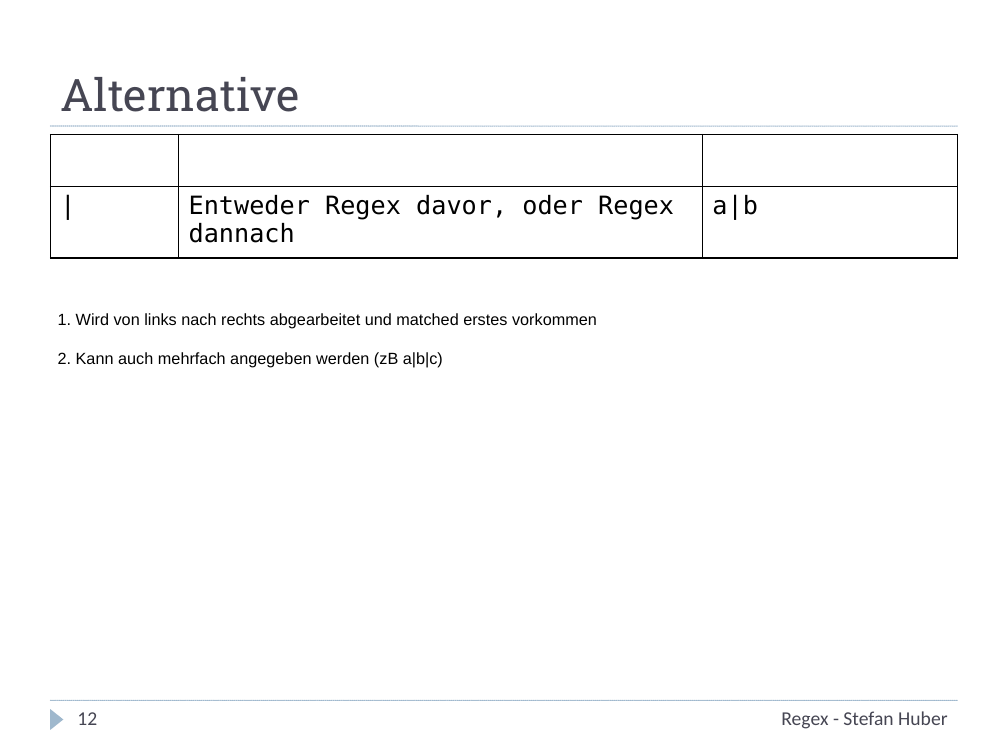
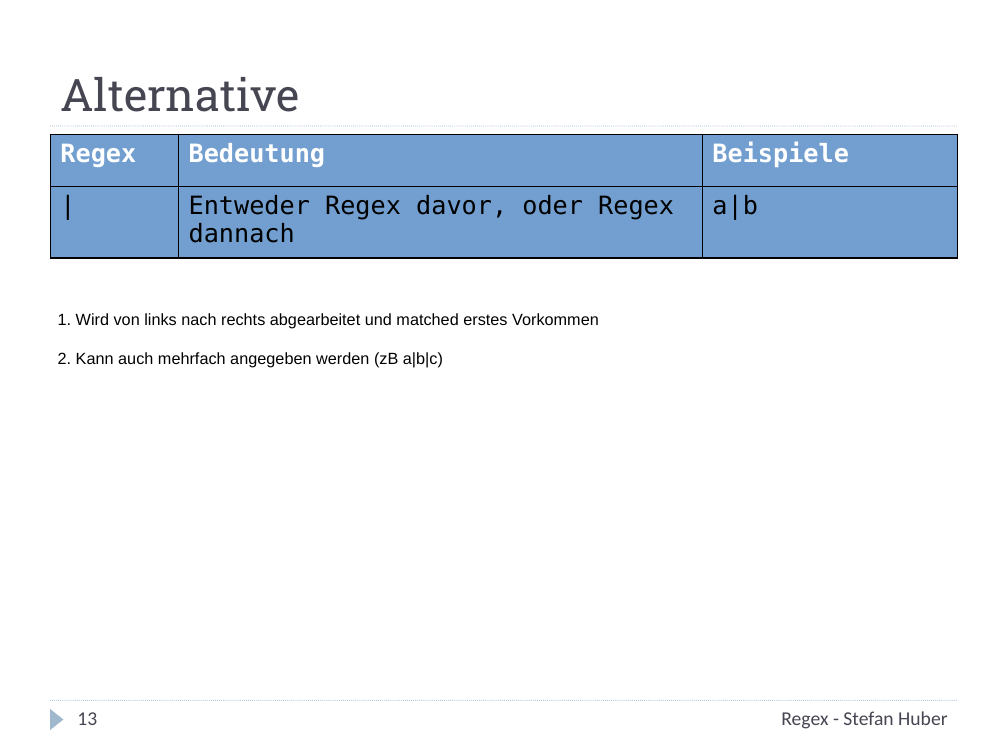
Before and after one commit to stefanhuber/regex-schulung, a slide deck: slide 13 of Regex.pptx (slide 12 before the commit). Drawn at 1008x756 pixels with LibreOffice and Linux fonts; fonts in the diff are those of the drawing. Boxes give left, top, right and bottom in pixels: in the first picture for what was removed or moved away, otherwise in the second. Text is boxed around its words. In the diff, an @@ line names an element or a change of style, - is before the commit and + after.

```diff
--- a/Regex.pptx
+++ b/Regex.pptx
@@ table at (x1=50, y1=134, x2=958, y2=257) @@
@@ fill none to #729FCF in 6 cells @@
@@ text at (x1=58, y1=313, x2=599, y2=329): text changed @@
-1. Wird von links nach rechts abgearbeitet und matched erstes vorkommen
+1. Wird von links nach rechts abgearbeitet und matched erstes Vorkommen
@@ page number at (x1=77, y1=712, x2=97, y2=725): text changed @@
-12
+13
```
Also in this commit, not shown: 17 other slides changed, 1 slide added, 1 other file.
